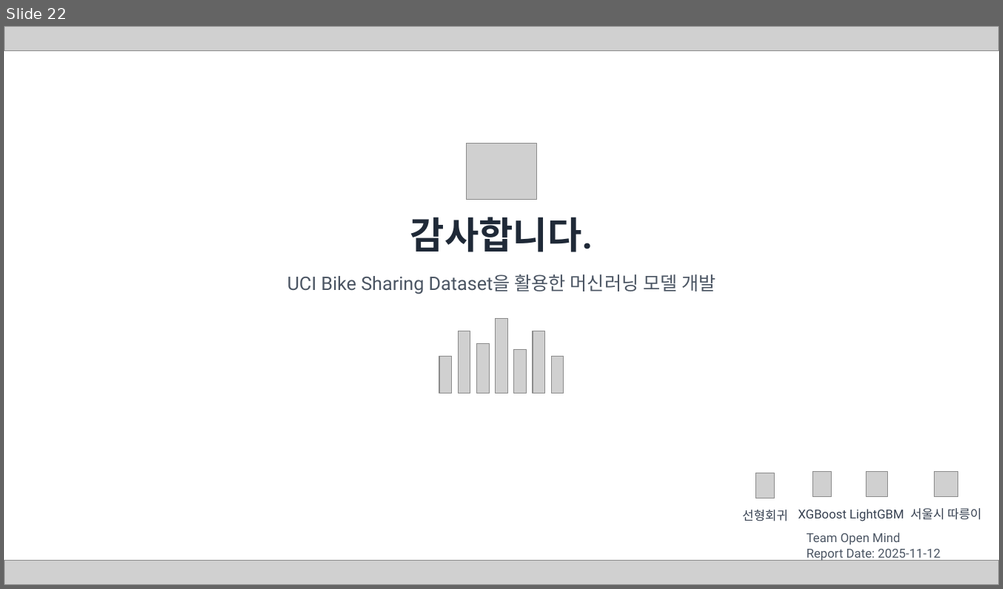
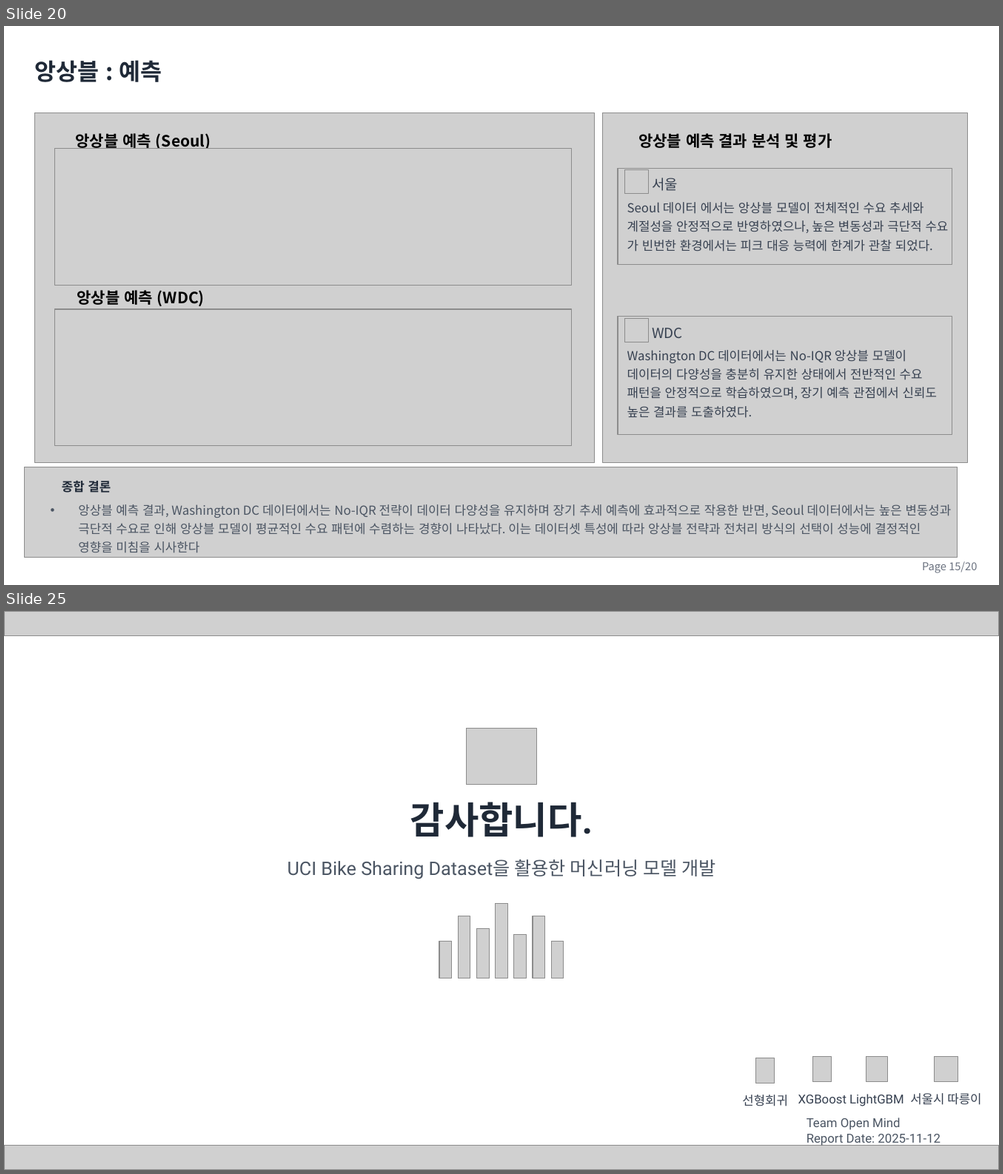
Before and after one commit to cbnu-yhjeon/PROJECT-Bicyle-Demand-Forecasting, a slide deck: docs/자전거 대여 수요 예측 분석 프로젝트(오픈마인드).pptx. Shown one above the other, each under a label of ours: slide 22 before the commit, slides 20 and 25 after it; the slides between them are not shown. The pictures are 1003x589 and 1003x1174 pixels, drawn with LibreOffice and Linux fonts; fonts in the diff are those of the drawing; grey boxes stand for pictures; background and template pictures are left out. Boxes give left, top, right and bottom in pixels: in the first picture for what was removed or moved away, otherwise in the second. Text is boxed around its words. In the diff, an @@ line names an element or a change of style, - is before the commit and + after.

```diff
--- a/docs/자전거 대여 수요 예측 분석 프로젝트(오픈마인드).pptx
+++ b/docs/자전거 대여 수요 예측 분석 프로젝트(오픈마인드).pptx
@@ slide 20 added at box(4, 26, 999, 585), background picture (left out) @@
@@ text added at box(35, 60, 162, 82), 22.5 pt, text #1F2937, bold @@
+앙상블 : 예측
@@ picture added at box(35, 113, 595, 463) @@
@@ picture added at box(603, 113, 968, 463) @@
@@ text added at box(76, 133, 210, 149), 15 pt, text #000000, bold @@
+앙상블 예측 (Seoul)
@@ text added at box(638, 133, 832, 148), 15 pt, text #000000, bold @@
+앙상블 예측 결과 분석 및 평가
@@ picture added at box(55, 149, 572, 286) @@
@@ picture added at box(617, 169, 951, 265) @@
@@ picture added at box(625, 170, 649, 194) @@
@@ text added at box(652, 178, 677, 191), 13.5 pt, text #374151 @@
+서울
@@ text added at box(627, 202, 948, 252), 12 pt, text #374151 @@
+Seoul 데이터 에서는 앙상블 모델이 전체적인 수요 추세와
+계절성을 안정적으로 반영하였으나, 높은 변동성과 극단적 수요
+가 빈번한 환경에서는 피크 대응 능력에 한계가 관찰 되었다.
@@ text added at box(77, 290, 205, 306), 15 pt, text #000000, bold @@
+앙상블 예측 (WDC)
@@ picture added at box(55, 309, 572, 446) @@
@@ picture added at box(617, 316, 951, 435) @@
@@ picture added at box(625, 318, 649, 342) @@
@@ text added at box(652, 328, 682, 338), 13.5 pt, text #374151 @@
+WDC
@@ text added at box(627, 350, 936, 418), 12 pt, text #374151 @@
+Washington DC 데이터에서는 No-IQR 앙상블 모델이
+데이터의 다양성을 충분히 유지한 상태에서 전반적인 수요
+패턴을 안정적으로 학습하였으며, 장기 예측 관점에서 신뢰도
+높은 결과를 도출하였다.
@@ picture added at box(25, 467, 958, 557) @@
@@ text added at box(62, 481, 111, 493), 12 pt, text #1F2937, bold @@
+종합 결론
@@ text added at box(78, 505, 951, 554), 12 pt, text #4B5563 @@
+• 앙상블 예측 결과, Washington DC 데이터에서는 No-IQR 전략이 데이터 다양성을 유지하며 장기 추세 예측에 효과적으로 작용한 반면, Seoul 데이터에서는 높은 변동성과 극단적 수요로 인해 앙상블 모델이 평균적인 수요 패턴에 수렴하는 경향이 나타났다. 이는 데이터셋 특성에 따라 앙상블 전략과 전처리 방식의 선택이 성능에 결정적인 영향을 미침을 시사한다
@@ text added at box(922, 562, 976, 574), 10.5 pt, text #6B7280 @@
+Page 15/20
@@ what was slide 22 is now slide 25 @@
```
Also in this commit, not shown: 5 slides changed, 6 other slides added, 4 slides removed.
